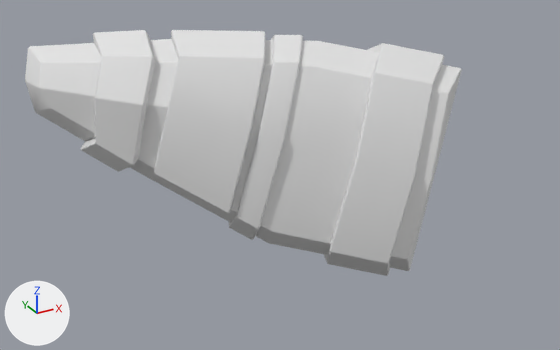
The FBX model Workfiles/Characters/Protogens/New_protogen-model/unreal_models/SethArmor/Exported/SK_Seth_Extra_Ear_L.fbx, before and after one commit.
The view is the same before and after, from a 50 mm camera at (-0.431, -0.38, 1.518) aimed at (-0.205, 0.03, 1.313). Lighting does not change. The marker at lower left points along +X, +Y and +Z. The picture after the commit comes second. Where no turn or scale is listed for an object, it has been applied to the vertices.

Names of what the first picture shows: 'Seth_Extra_Ear_L'.
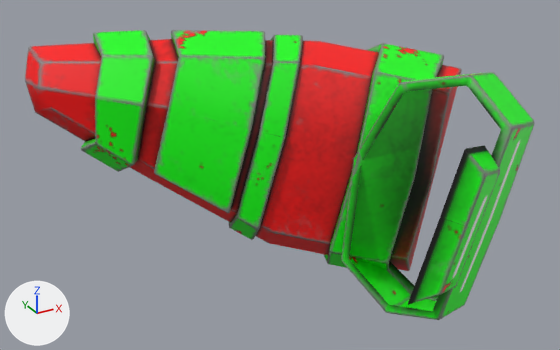
Where the change shows, as pixel boxes [x1, y1, x2, y2] in the pictures (560 x 350 px):
```json
{"object": "Seth_Extra_Ear_L", "change": "surface changed, reshaped", "before": [25, 30, 462, 276], "after": [25, 30, 535, 320], "on screen": "darker, 17% wider, 18% taller"}
{"part": 1, "of": "me_cube_016", "change": "added", "after": [341, 72, 535, 320], "on screen": "green"}
{"part": 2, "of": "me_cube_016", "change": "added", "after": [408, 145, 500, 305], "on screen": "green"}
{"part": 3, "of": "me_cube_016", "change": "surface changed", "before": [29, 47, 461, 271], "after": [29, 47, 461, 271]}
```

Edits to the scene script, one JSON object a line:
```json
{"op": "add", "block": "img_t_setharmor_mi_setharmor_basecolor_png", "code": ["img_t_setharmor_mi_setharmor_basecolor_png = load_image('T_SethArmor_MI_SethArmor_BaseColor.png', '../Textures/TA/T_SethArmor_MI_SethArmor_BaseColor.png', 2048, 2048, 'sRGB')"]}
{"op": "remove", "block": "mat_mi_setharmor", "code": "mat_mi_setharmor.base_color = (0.8, 0.8, 0.8)  # white #e7e7e7"}
{"op": "add", "block": "mat_mi_setharmor", "code": "mat_mi_setharmor.texture = img_t_setharmor_mi_setharmor_basecolor_png"}
{"block": "me_cube_016", "where": "# used by ob_seth_extra_ear_l; location = (0.0, 0.0, 0.0)"}
{"op": "remove", "block": "me_cube_016", "code": "me_cube_016.from_pydata(...)  # 430 vertices, 753 faces; spans x -0.338..-0.069, y -0.022..0.153, z 1.221..1.399"}
{"op": "add", "block": "me_cube_016", "code": "me_cube_016.from_pydata(...)  # 524 vertices, 909 faces; spans x -0.338..-0.069, y -0.097..0.153, z 1.221..1.399"}
{"block": "me_cube_016", "change": "me_cube_016 part 1: a new loose piece of 68 vertices spanning x -0.18..-0.08, y -0.085..0.021, z 1.221..1.387, in mat_mi_setharmor (picture img_t_setharmor_mi_setharmor_basecolor_png)"}
{"block": "me_cube_016", "change": "me_cube_016 part 2: a new loose piece of 26 vertices spanning x -0.183..-0.13, y -0.097..-0.071, z 1.263..1.363, in mat_mi_setharmor (picture img_t_setharmor_mi_setharmor_basecolor_png)"}
{"block": "me_cube_016", "change": "me_cube_016 part 3: 31 kept faces spanning x -0.334..-0.069, y -0.015..0.153, z 1.224..1.399 get new texture (UV) coordinates"}
```
